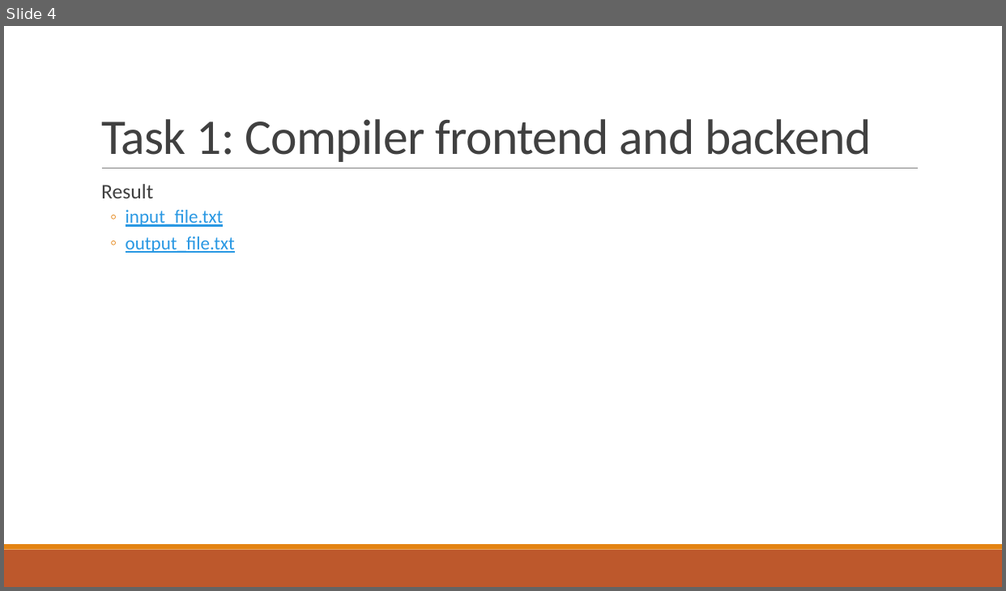
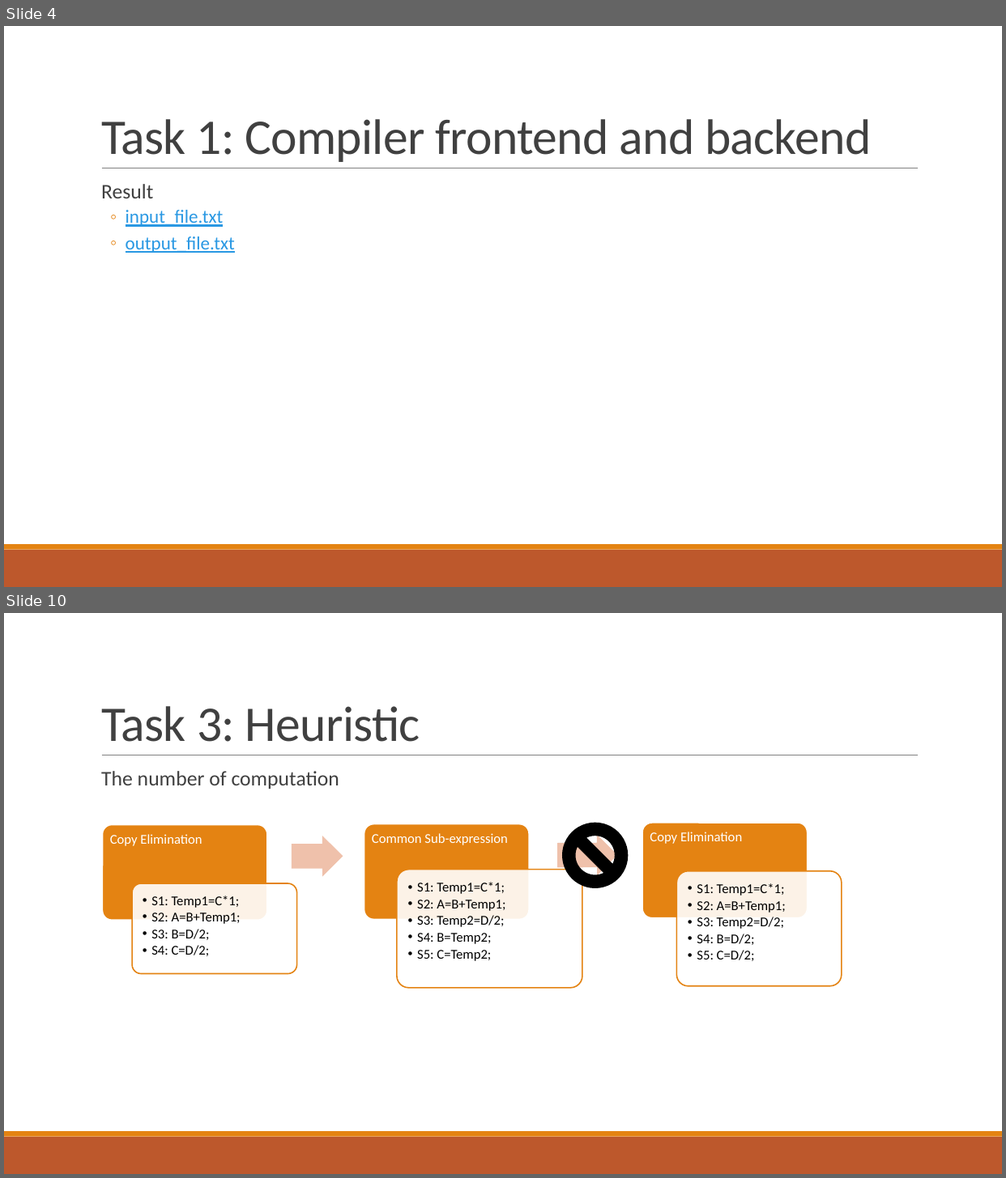
Before and after one commit to sxhmilyoyo/A_Calculator_Compiler, a slide deck: Presentation.pptx. Shown one above the other, each under a label of ours: slide 4 before the commit, slides 4 and 10 after it; the slides between them are not shown. The pictures are 1006x591 and 1006x1178 pixels, drawn with LibreOffice and Linux fonts; fonts in the diff are those of the drawing. Boxes give left, top, right and bottom in pixels: in the first picture for what was removed or moved away, otherwise in the second. Text is boxed around its words. In the diff, an @@ line names an element or a change of style, - is before the commit and + after.

```diff
--- a/Presentation.pptx
+++ b/Presentation.pptx
@@ slide 10 added at (4,613,1002,1174), background #FFFFFF; not listed: 3 template elements that a slide beside it also shows @@
@@ title added at (101,706,420,742), 48 pt, text #404040 @@
+Task 3: Heuristic
@@ text added at (101,771,339,789), 20 pt, text #404040 @@
+  The number of computation
@@ no-entry sign added at (563,824,628,888), fill #000000, outline #000000 1.25 pt @@
@@ group added at (103,823,842,988): 6 rounded rectangles, 6 texts, 2 right arrows @@
+Copy Elimination
+  •• S1: Temp1=C*1;
+  •• S2: A=B+Temp1;
+  •• S3: B=D/2;
+  •• S4: C=D/2;
+Common Sub-expression
+  •• S1: Temp1=C*1;
+  •• S2: A=B+Temp1;
+  •• S3: Temp2=D/2;
+  •• S4: B=Temp2;
+  •• S5: C=Temp2;
+Copy Elimination
+  •• S1: Temp1=C*1;
+  •• S2: A=B+Temp1;
+  •• S3: Temp2=D/2;
+  •• S4: B=D/2;
+  •• S5: C=D/2;
```
Also in this commit, not shown: 2 slides changed, 5 other slides added, 4 other files.
